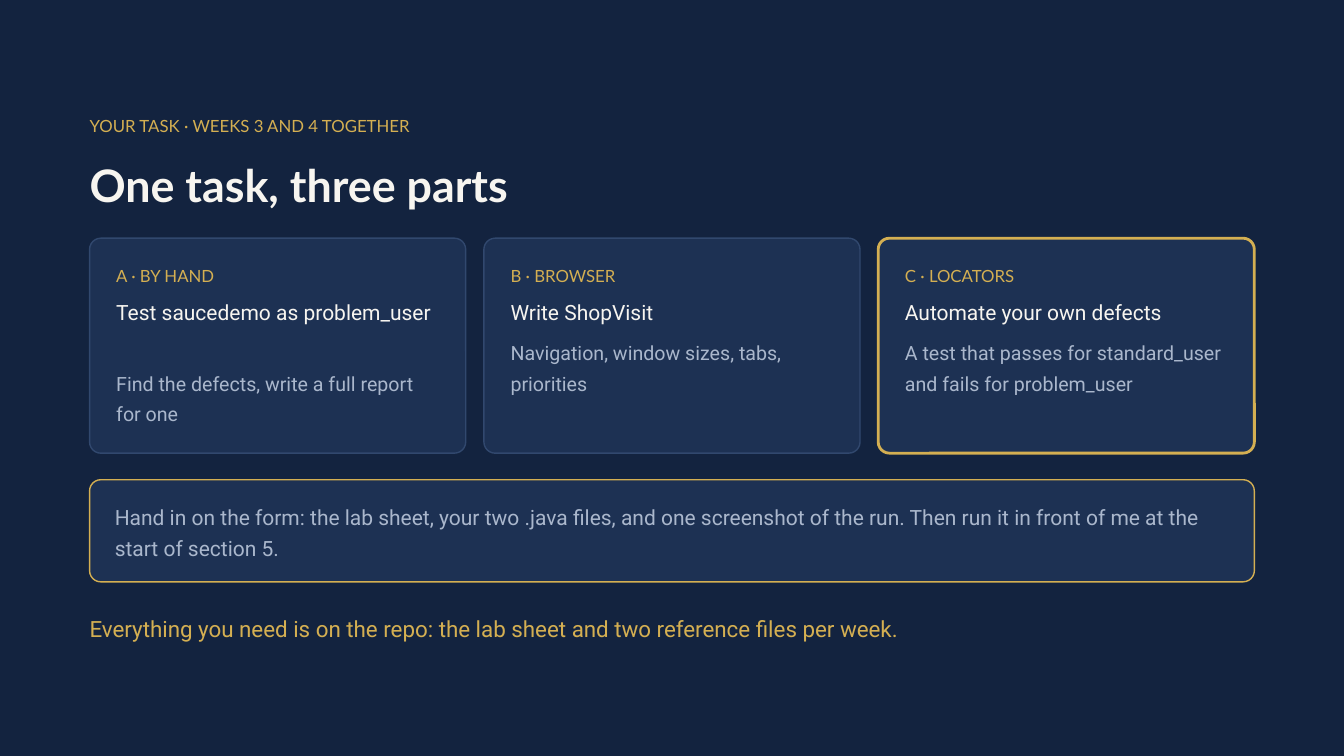
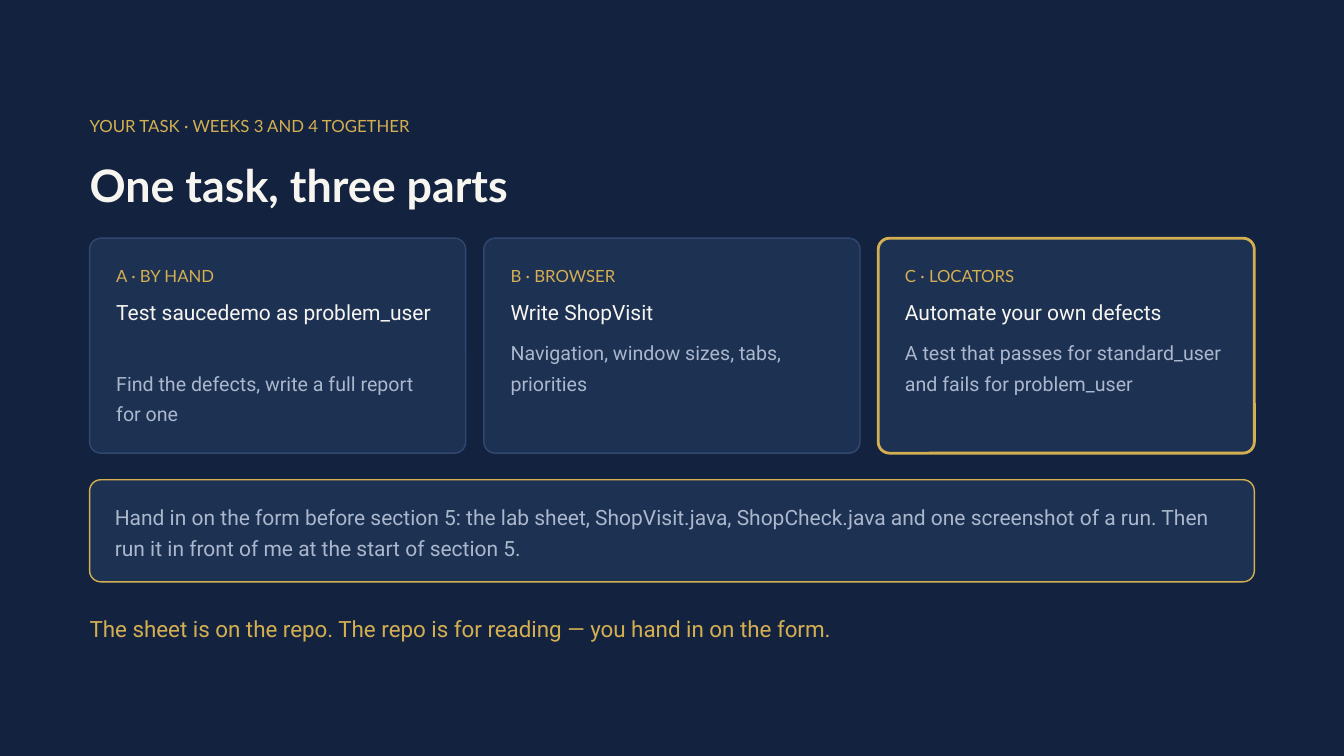
Before and after one commit to MohamedShehab280/software-testing, a slide deck: slide 17 of week-04/Week 4 - Locators and Assertions.pptx (slide 23 before the commit). Drawn at 1344x756 pixels with LibreOffice and Linux fonts; fonts in the diff are those of the drawing. Boxes give left, top, right and bottom in pixels: in the first picture for what was removed or moved away, otherwise in the second. Text is boxed around its words. In the diff, an @@ line names an element or a change of style, - is before the commit and + after.

Commit message:
Week 4: assert is one example, the task gets its own slides

```diff
--- a/week-04/Week 4 - Locators and Assertions.pptx
+++ b/week-04/Week 4 - Locators and Assertions.pptx
@@ text at <box>115,509,1208,556</box>: text changed @@
-Hand in on the form: the lab sheet, your two .java files, and one screenshot of the run. Then run it in front of me at the start of section 5.
+Hand in on the form before section 5: the lab sheet, ShopVisit.java, ShopCheck.java and one screenshot of a run. Then run it in front of me at the start of section 5.
@@ text at <box>90,620,830,642</box>: text changed @@
-Everything you need is on the repo: the lab sheet and two reference files per week.
+The sheet is on the repo. The repo is for reading — you hand in on the form.
```
Also in this commit, not shown: 2 other slides changed, 5 slides added, 7 slides removed, 1 other file.
